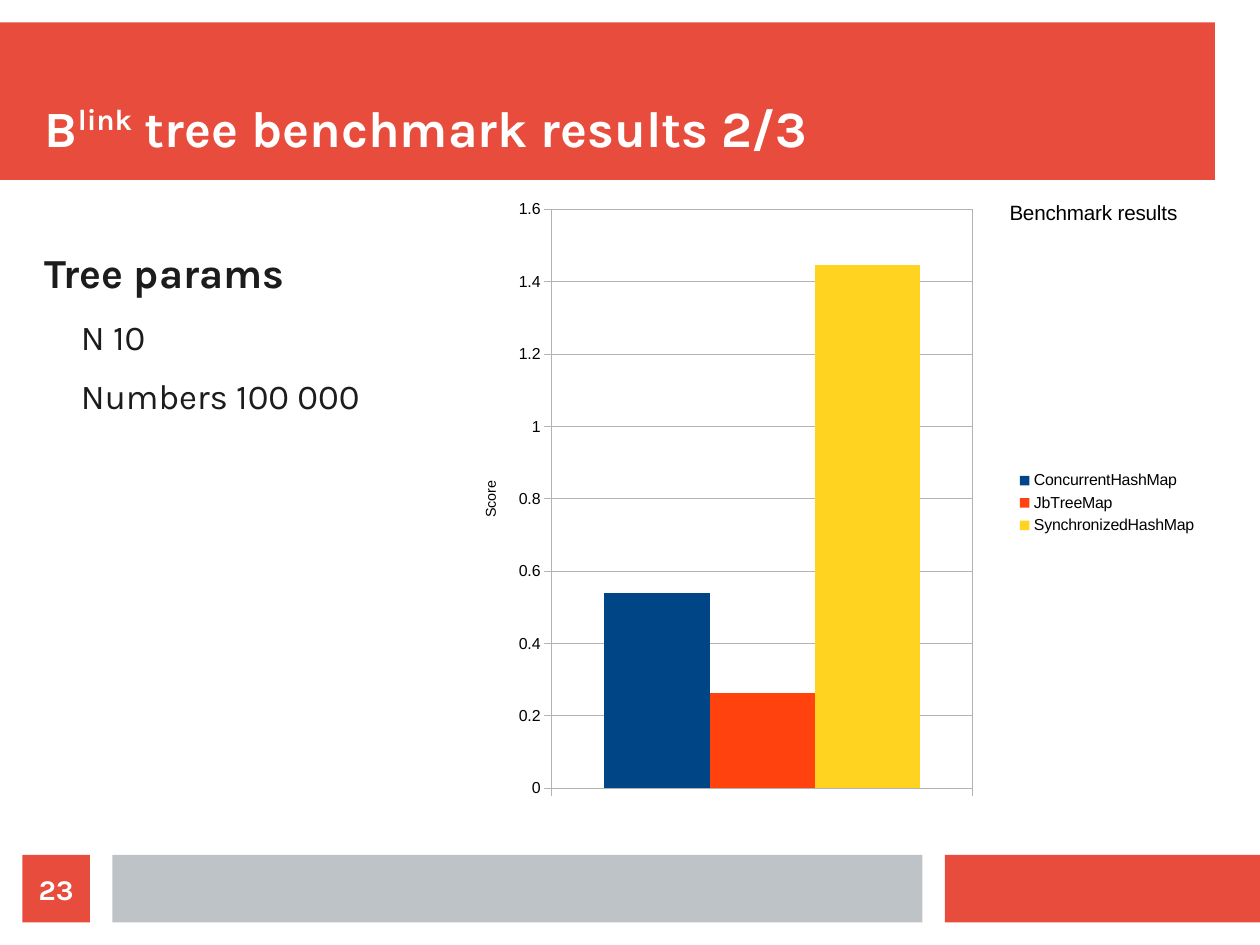
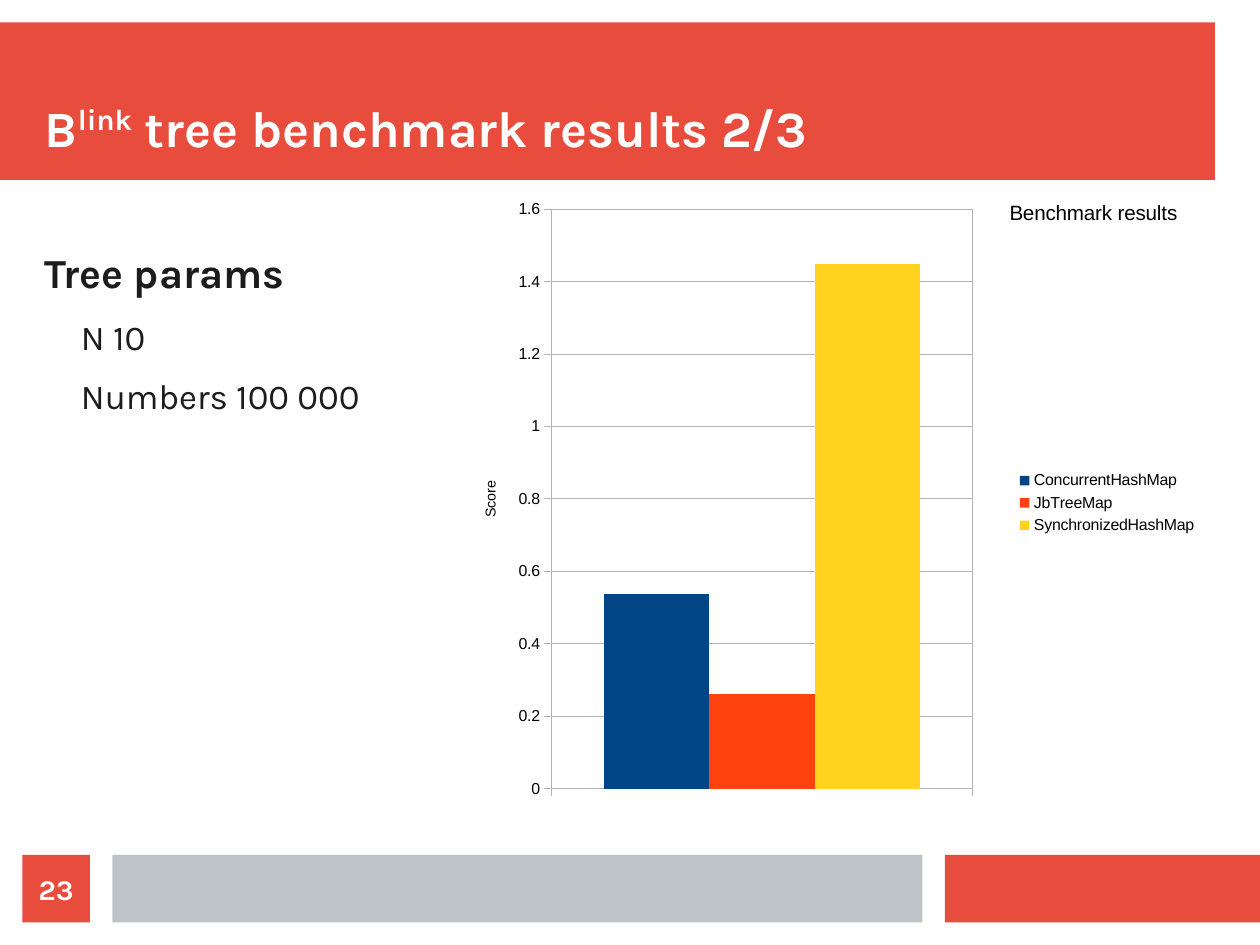
Before and after one commit to jajir/jbtree, a slide deck: slide 23 of jbtree/src/presentation/jbtree-0.1.odp. Drawn at 1260x945 pixels with LibreOffice and Linux fonts; fonts in the diff are those of the drawing. Boxes give left, top, right and bottom in pixels: in the first picture for what was removed or moved away, otherwise in the second. Text is boxed around its words. In the diff, an @@ line names an element or a change of style, - is before the commit and + after.

```diff
--- a/jbtree/src/presentation/jbtree-0.1.odp
+++ b/jbtree/src/presentation/jbtree-0.1.odp
@@ column chart at bbox=[450, 197, 1210, 811] @@
@@ plot area changed @@
```
Also in this commit, not shown: 3 other slides changed.
